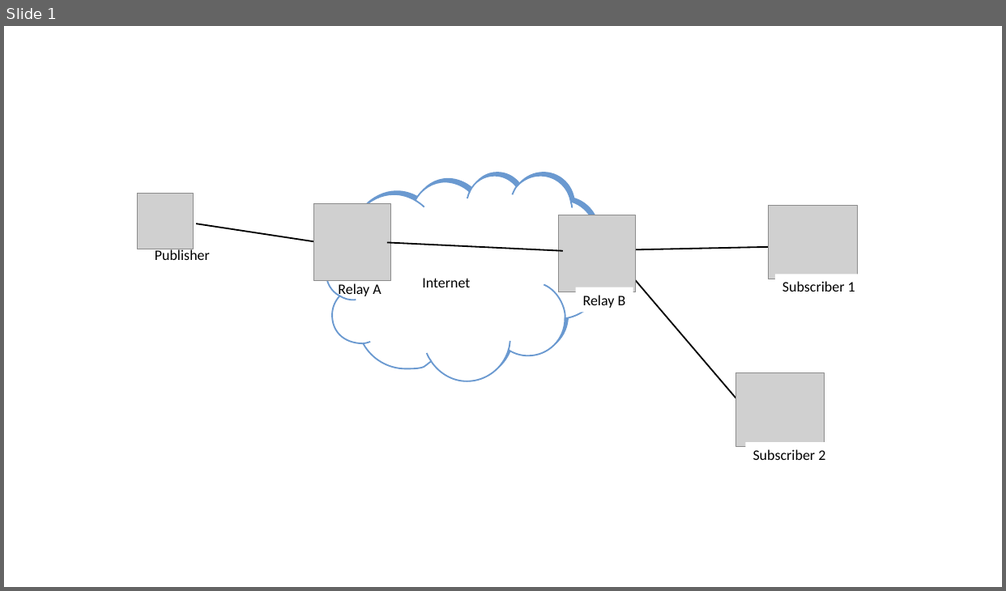
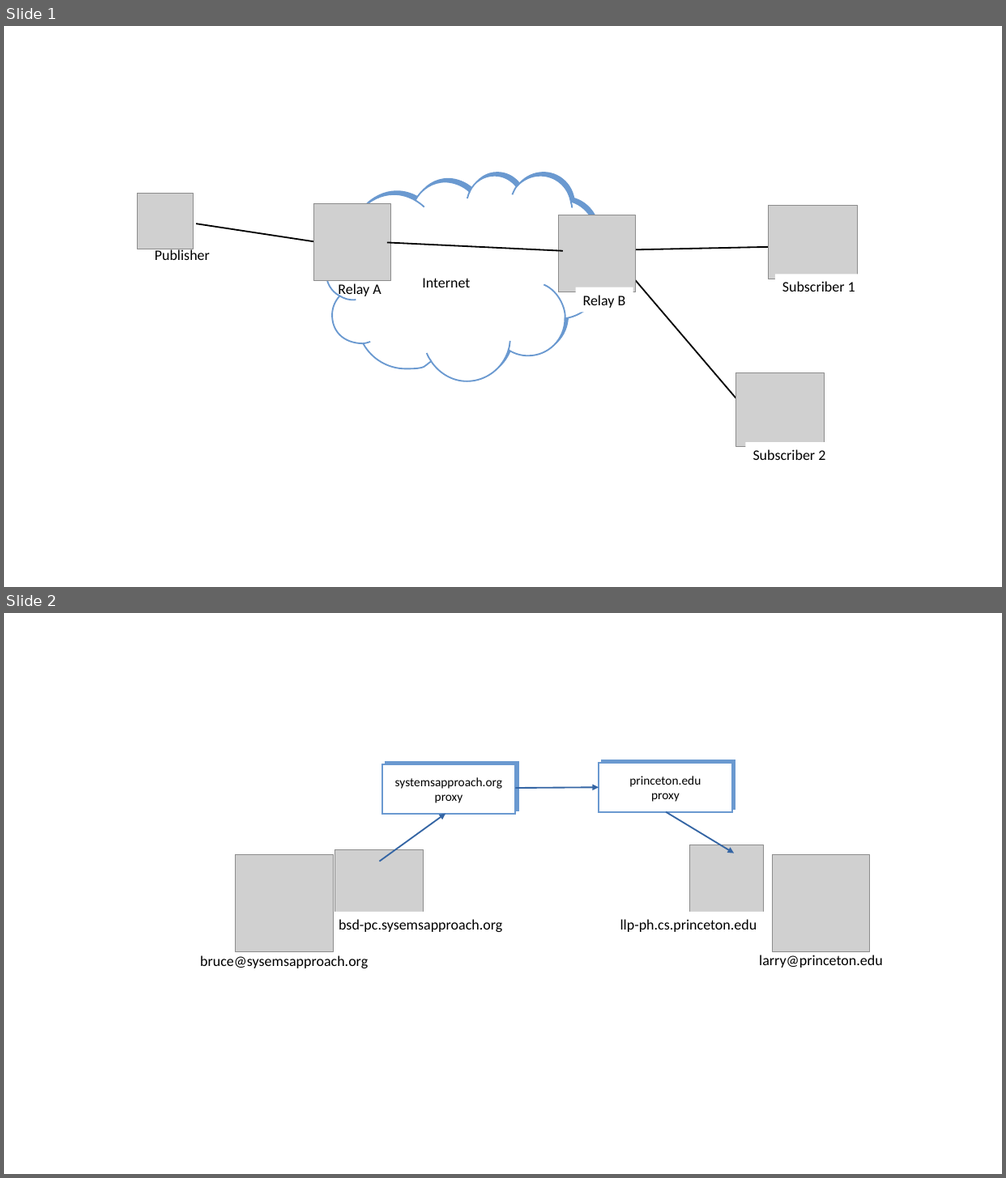
Before and after one commit to SystemsApproach/7E, a slide deck: stream/figures/stream.odp. Shown one above the other, each under a label of ours: slide 1 before the commit, slides 1 and 2 after it. The pictures are 1006x591 and 1006x1178 pixels, drawn with LibreOffice and Linux fonts; fonts in the diff are those of the drawing; grey boxes stand for pictures. Boxes give left, top, right and bottom in pixels: in the first picture for what was removed or moved away, otherwise in the second. Text is boxed around its words. In the diff, an @@ line names an element or a change of style, - is before the commit and + after.

Commit message:
update proxy fig

```diff
--- a/stream/figures/stream.odp
+++ b/stream/figures/stream.odp
@@ slide 2 added at box(4, 613, 1002, 1174), background #FFFFFF @@
@@ rectangle added at box(382, 765, 515, 814), fill #FFFFFF, outline #6A99D0 1.45 pt, 12 pt, text #000000 @@
+systemsapproach.org
+proxy
@@ rectangle added at box(599, 764, 732, 812), fill #FFFFFF, outline #6A99D0 1.45 pt, 12 pt, text #000000 @@
+princeton.edu
+proxy
@@ arrow added from (515, 788) to (599, 787), #3465A4 1.45 pt @@
@@ arrow added from (380, 862) to (445, 814), #3465A4 1.45 pt @@
@@ arrow added from (666, 812) to (734, 854), #3465A4 1.45 pt @@
@@ picture added at box(236, 855, 333, 952) @@
@@ picture added at box(335, 850, 424, 923) @@
@@ picture added at box(690, 845, 764, 919) @@
@@ picture added at box(773, 855, 870, 952) @@
@@ text added at box(339, 919, 502, 932), 14 pt, text #000000 @@
+bsd-pc.sysemsapproach.org
@@ text added at box(620, 919, 757, 932), 14 pt, text #000000 @@
+llp-ph.cs.princeton.edu
@@ text added at box(200, 956, 368, 969), 14 pt, text #000000 @@
+bruce@sysemsapproach.org
@@ text added at box(759, 955, 882, 968), 14 pt, text #000000 @@
+larry@princeton.edu
```
Also in this commit, not shown: 2 other files.
